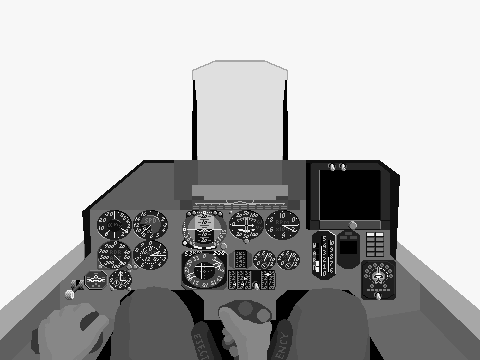
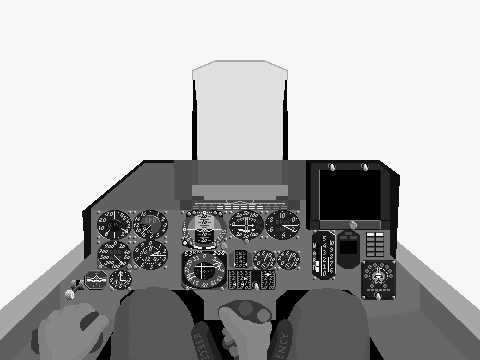
Revision of a layered (480, 360) image; what changed, layer by layer:
painted on "Su27_Hood" over [84, 209, 396, 260]
painted on "Su27_Frgr" over [217, 164, 368, 266]
painted on "Su27_Bkgr" over [87, 163, 395, 299]
